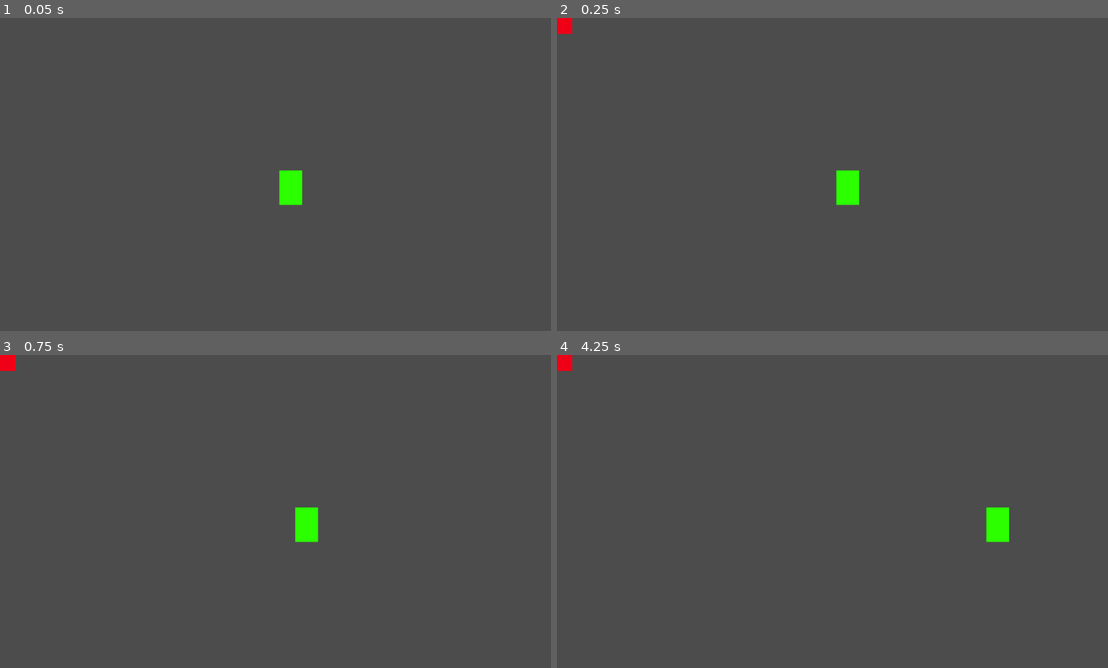
Above: before the commit, frames 1-4 (two rows, left to right).
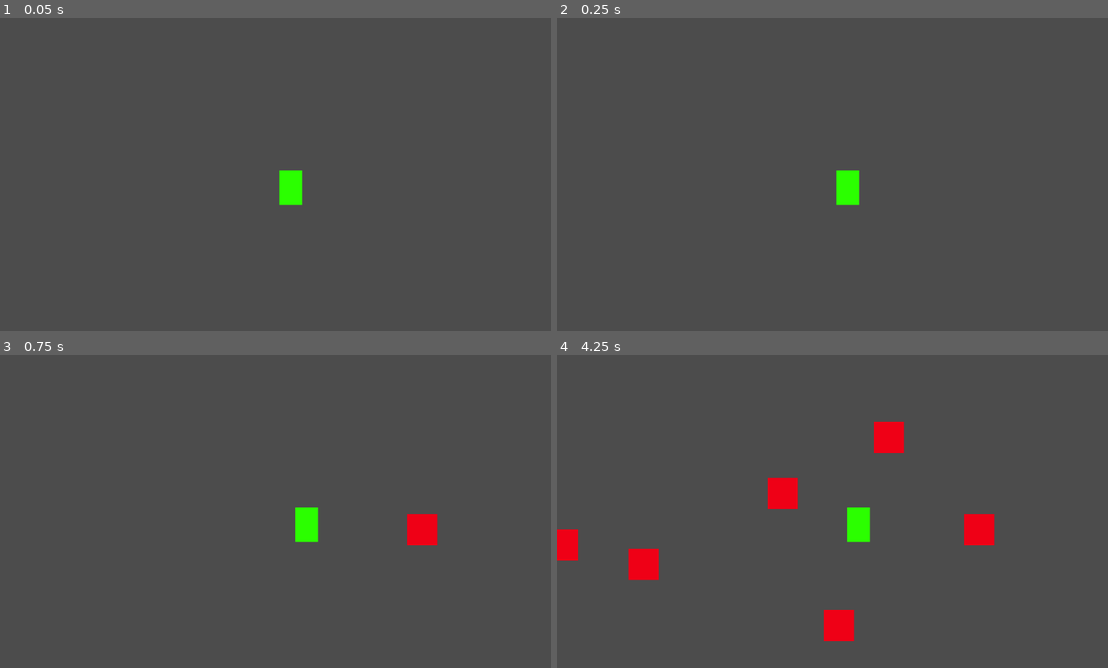
Above: after the commit, the same moments.

Repository: deengames-prototypes/spider-squasher
Game: Godot game, scene res://MainScene.tscn
Same seed, same stepped clock (60 frames per second), same inputs: the game is played once before the commit and once after it.
Inputs (mouse positions are in pixels of both pictures, inside the frame that each line leads up to):
- Up to frame 1 (0.05 s): no input
- Up to frame 2 (0.25 s): no input
- Up to frame 3 (0.75 s): tap Enter at 0.5 s; move the mouse to (418, 508) at 0.52 s; hold D (move_right) from 0.53 s (still down); tap E at 0.6 s; click (418, 508) at 0.67 s
- Up to frame 4 (4.25 s): release D (move_right) at 1.25 s; drag from (733, 542) to (815, 592) at 1.27 s; move the mouse to (904, 448) at 2.02 s; hold D (move_right) 2.03-2.75 s; tap E at 2.1, 3.6 s; drag from (815, 592) to (672, 473) at 2.77 s; move the mouse to (1019, 577) at 3.52 s; hold A (move_left) from 3.53 s (still down)

Frame 1 is identical in both runs. In frame 2, 0.1% of the frame differs, in the area x 0-3%, y 0-6%; in frame 3, 0.7%; in frame 4, 4.1%, in the area x 0-83%, y 0-92%.

Commit message:
Enemies spawn in a random location

Diff:
--- /dev/null
+++ b/godot/Enemy.gd
@@ -0,0 +1,16 @@
+extends Node2D
+
+
+func _ready():
+	var width = ProjectSettings.get_setting("display/window/size/width")
+	var height = ProjectSettings.get_setting("display/window/size/height")
+	position.x = rand_range(0, width)
+	position.y = rand_range(0, height)
+
+	# add loop component child node
+	add_child(load("res://LoopComponent.gd").new())
+
+#func _process(delta):
+#	# Called every frame. Delta is time since last frame.
+#	# Update game logic here.
+#	pass
--- a/godot/Enemy.tscn
+++ b/godot/Enemy.tscn
@@ -1,14 +1,19 @@
-[gd_scene load_steps=2 format=2]
+[gd_scene load_steps=3 format=2]
+
+[ext_resource path="res://Enemy.gd" type="Script" id=1]
 
 [sub_resource type="RectangleShape2D" id=1]
 
 custom_solver_bias = 0.0
 extents = Vector2( 27.0647, 21.2159 )
 
-[node name="Enemy" type="Node2D" index="0"]
+[node name="Enemy" type="Node2D"]
+
+script = ExtResource( 1 )
 
 [node name="KinematicBody2D" type="KinematicBody2D" parent="." index="0"]
 
+editor/display_folded = true
 position = Vector2( 0.214638, 0.214638 )
 input_pickable = false
 collision_layer = 1
--- a/godot/MainScene.gd
+++ b/godot/MainScene.gd
@@ -1,7 +1,7 @@
 extends Node2D
 
-export (float) var enemies_per_second = 0.333
-export (float) var enemy_spawn_rate_delta = 0.2
+export (float) var seconds_per_enemy = 2
+export (float) var enemy_spawn_rate_delta = 1.5
 
 var Enemy = load("res://Enemy.tscn")
 var time_since_enemy_spawn = 0
@@ -10,5 +10,6 @@
 func _process(delta):
 	time_since_enemy_spawn += delta
 	var randomizer = rand_range(-enemy_spawn_rate_delta, enemy_spawn_rate_delta)
-	if time_since_enemy_spawn > enemies_per_second + randomizer:
+	if time_since_enemy_spawn > seconds_per_enemy + randomizer:
+		time_since_enemy_spawn = 0
 		add_child(Enemy.instance())
--- a/godot/MainScene.tscn
+++ b/godot/MainScene.tscn
@@ -6,8 +6,8 @@
 [node name="MainScene" type="Node2D" index="0"]
 
 script = ExtResource( 1 )
-enemies_per_second = 0.333
-enemy_spawn_rate_delta = 0.2
+seconds_per_enemy = 2
+enemy_spawn_rate_delta = 1.5
 
 [node name="KinematicBody2D" parent="." index="0" instance=ExtResource( 2 )]
 
